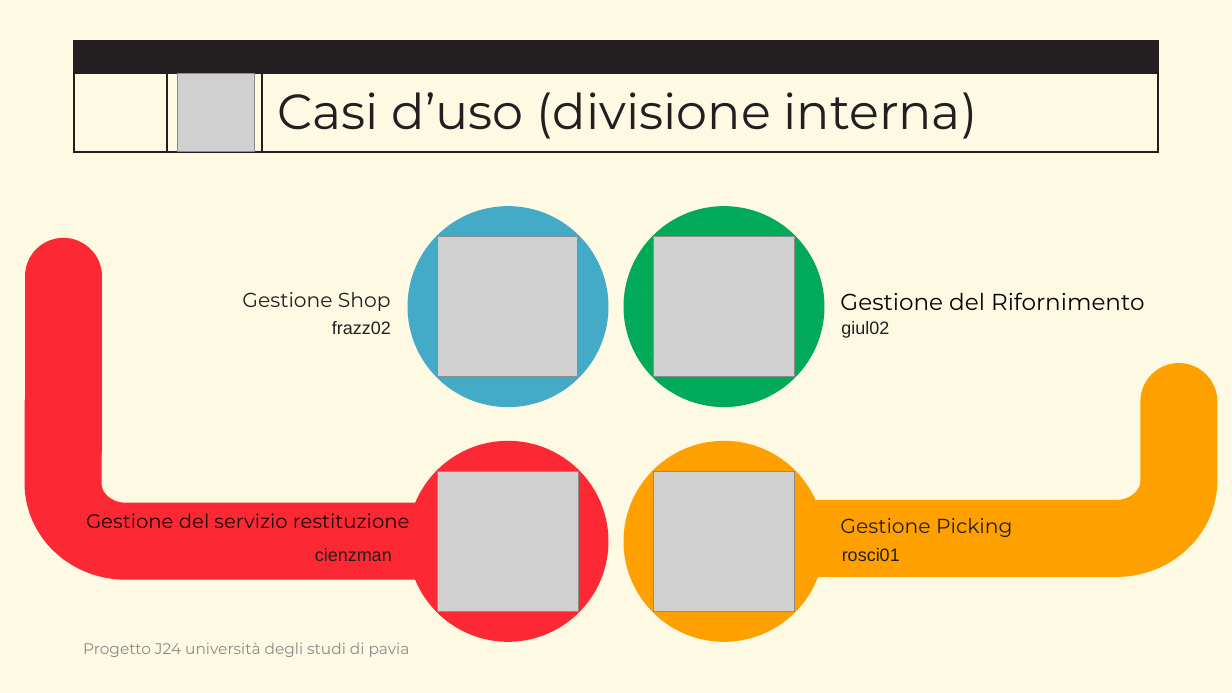
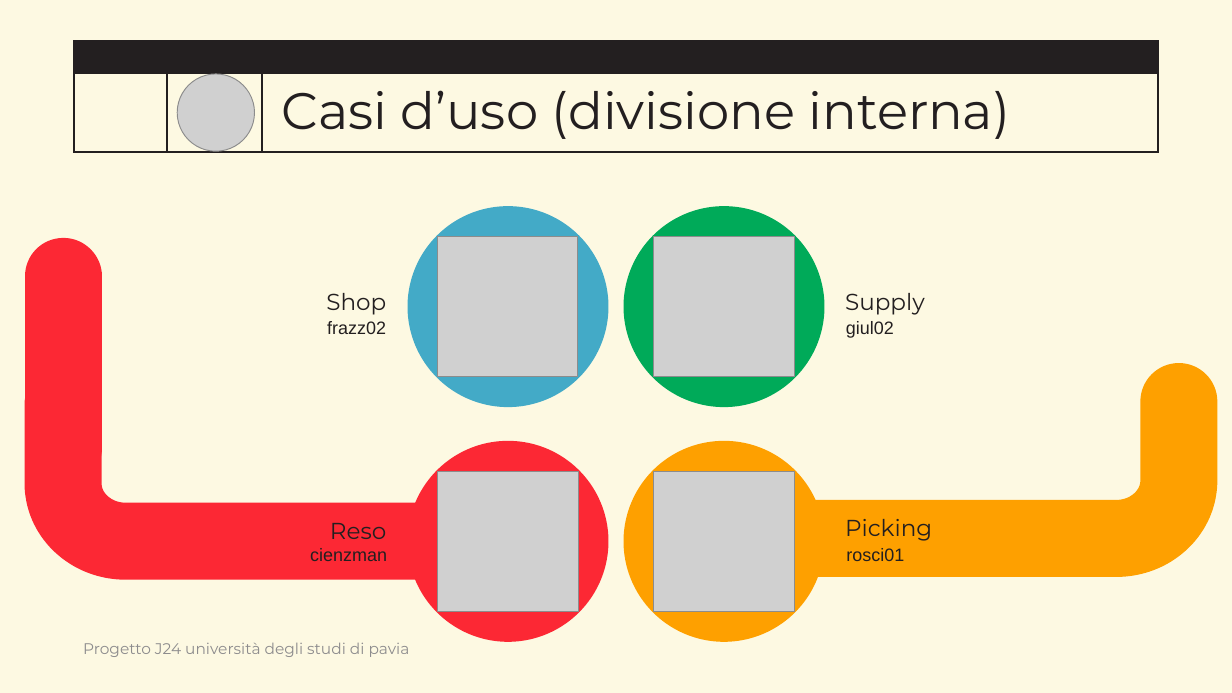
Before and after one commit to IngSW-unipv/Progetto-J24, a slide deck: slide 8 of doc/Presentation.pptx. Drawn at 1232x693 pixels with LibreOffice and Linux fonts; fonts in the diff are those of the drawing; grey boxes stand for pictures; background and template pictures are left out. Boxes give left, top, right and bottom in pixels: in the first picture for what was removed or moved away, otherwise in the second. Text is boxed around its words. In the diff, an @@ line names an element or a change of style, - is before the commit and + after.

Commit message:
update: presentation

```diff
--- a/doc/Presentation.pptx
+++ b/doc/Presentation.pptx
@@ title "Casi d’uso (divisione interna)" at [282,90,1010,139]: size 38.4 to 40 pt @@
@@ text at [326,293,386,315]: text changed; size 15.8 to 18 pt @@
-Gestione Shop
+Shop
@@ text removed at [840,292,1144,310] @@
-Gestione del Rifornimento
@@ text added at [845,293,925,315], 18 pt, text #231F20 @@
+Supply
@@ text removed at [86,513,410,528] @@
-Gestione del servizio restituzione
@@ text added at [330,523,386,539], 18 pt, text #231F20 @@
+Reso
@@ text at [845,519,932,541]: text changed; size 15.8 to 18 pt @@
-Gestione Picking
+Picking
@@ 4 texts: place and size @@
-4 texts at [315,321,900,561]
+4 texts at [310,321,904,561]
```
Also in this commit, not shown: 10 other slides changed, 9 slides added, 5 slides removed, 2 other files.
